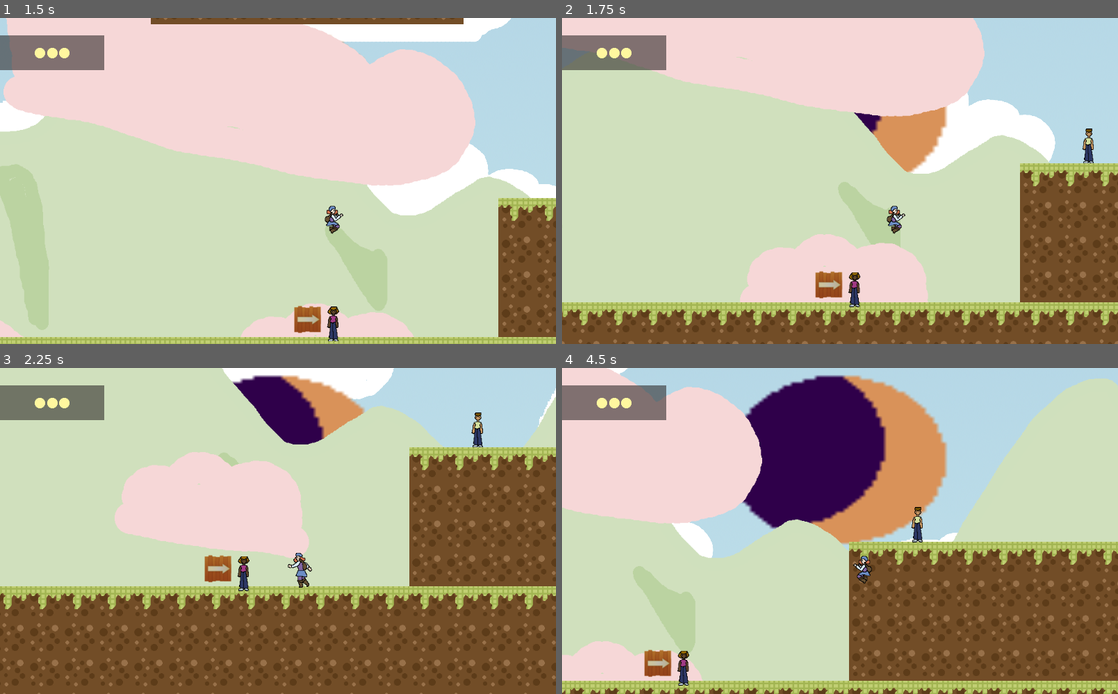
Above: before the commit, frames 1-4 (two rows, left to right).
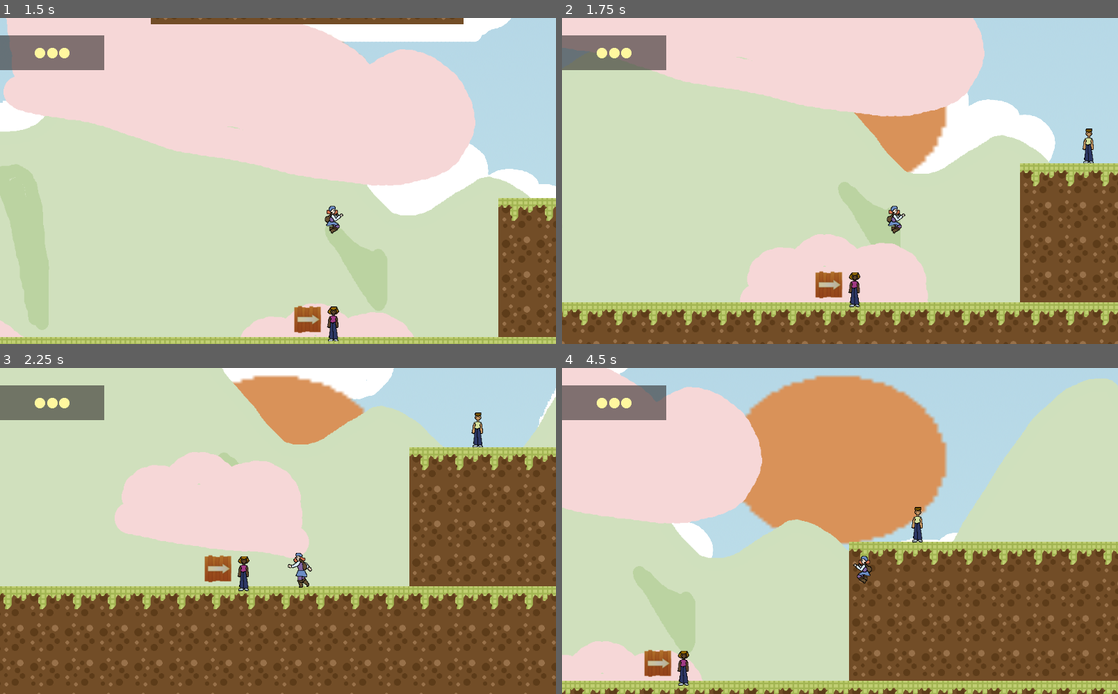
Above: after the commit, the same moments.

Repository: elros88/eclipta
Game: Godot game, scene res://levels/title.tscn
Two runs of this game, one before a commit and one after it. Both use one fixed random seed, a clock stepped at 60 frames per second and the inputs below.
Inputs:
- Up to frame 1 (1.5 s): hold A (A) 0.53-1.28 s; hold Right (right) from 0.53 s (still down); tap Space (jump) at 0.77, 0.8, 1.07, 1.35 s
- Up to frame 2 (1.75 s): keep holding Right (right); tap Space (jump) at 1.52 s; tap A (A) at 1.55 s
- Up to frame 3 (2.25 s): tap Space (jump) at 1.82 s; release Right (right) at 2.03 s; hold Left (left) from 2.03 s (still down); hold A (A) from 2.03 s (still down)
- Up to frame 4 (4.5 s): tap Space (jump) at 2.3, 3.02, 3.32 s; release Left (left) at 2.78 s; release A (A) at 2.78 s; hold Right (right) 2.78-4.28 s; tap Tab (attack) at 2.85 s; tap A (A) at 3.05 s; hold Space (jump) 3.53-4.28 s; tap Z (green) at 3.6 s; hold Left (left) from 4.28 s (still down); tap X (red) at 4.35 s

Frame 1 is identical in both runs. In frame 2, 0.2% of the frame differs, in the area x 52-58%, y 28-36%; in frame 3, 2.0%; in frame 4, 9.1%, in the area x 32-59%, y 2-50%.

Commit message:
arreglando eclipse

Diff:
--- a/src/levels/level-1.gd
+++ b/src/levels/level-1.gd
@@ -24,6 +24,7 @@
 	bg_counter = 0 if bg_counter > PHASES else bg_counter
 
 	if bg_counter == 0:
+		$ParallaxBackground/Eclipse/AnimatedSprite.play("sun")
 		$Player.eclipse = false
 		$Foes/Foe1.eclipse = false
 		$Foes/Foe2.eclipse = false
@@ -41,6 +42,7 @@
 		$EclipseSound.stop()
 		$DaySound.play()
 	if bg_counter == 1:
+		$ParallaxBackground/Eclipse/AnimatedSprite.play("1")
 		$ParallaxBackground/Sky/AnimatedSprite.play("sun-2")
 		$ParallaxBackground/Mountains/AnimatedSprite.play("transition")
 		$ParallaxBackground/Mountains2/AnimatedSprite.play("transition")
@@ -60,14 +62,15 @@
 		$DaySound.stop()
 
 	if bg_counter == 2:
+		$ParallaxBackground/Eclipse/AnimatedSprite.play("eclipse")
 		$ParallaxBackground/Sky/AnimatedSprite.play("sun-3")
 		$ParallaxBackground/Mountains/AnimatedSprite.play("night")
 		$ParallaxBackground/Mountains2/AnimatedSprite.play("night")
 	if bg_counter == 3:
+		$ParallaxBackground/Eclipse/AnimatedSprite.play("2")
 		$ParallaxBackground/Sky/AnimatedSprite.play("sun-2")
 		$ParallaxBackground/Mountains/AnimatedSprite.play("transition")
 		$ParallaxBackground/Mountains2/AnimatedSprite.play("transition")
-
 
 
 func _on_Foe_hit_something():
--- a/src/levels/level-1.tscn
+++ b/src/levels/level-1.tscn
@@ -16,8 +16,11 @@
 [ext_resource path="res://resource/background/mountain-1-1.png" type="Texture" id=14]
 [ext_resource path="res://resource/background/mountain-2-1.png" type="Texture" id=15]
 [ext_resource path="res://resource/background/mountain-3-1.png" type="Texture" id=16]
-[ext_resource path="res://resource/eclipse/4.png" type="Texture" id=21]
+[ext_resource path="res://resource/eclipse/1.png" type="Texture" id=18]
+[ext_resource path="res://resource/eclipse/9.png" type="Texture" id=23]
 [ext_resource path="res://resource/background/stars.png" type="Texture" id=24]
+[ext_resource path="res://resource/eclipse/6.png" type="Texture" id=26]
+[ext_resource path="res://resource/eclipse/3.png" type="Texture" id=27]
 [ext_resource path="res://items/door.tscn" type="PackedScene" id=28]
 [ext_resource path="res://resource/sound/Level I Loop.wav" type="AudioStream" id=29]
 [ext_resource path="res://items/red.tscn" type="PackedScene" id=30]
@@ -29,10 +32,25 @@
 
 [sub_resource type="SpriteFrames" id=29]
 animations = [ {
-"frames": [ ExtResource( 21 ) ],
+"frames": [ ExtResource( 26 ) ],
+"loop": true,
+"name": "eclipse",
+"speed": 5.0
+}, {
+"frames": [ ExtResource( 18 ) ],
 "loop": true,
 "name": "sun",
 "speed": 0.01
+}, {
+"frames": [ ExtResource( 27 ) ],
+"loop": true,
+"name": "1",
+"speed": 5.0
+}, {
+"frames": [ ExtResource( 23 ) ],
+"loop": true,
+"name": "2",
+"speed": 5.0
 } ]
 
 [sub_resource type="SpriteFrames" id=28]
Not shown: 1 places in src/levels/level-1.tscn that only renumber resources
